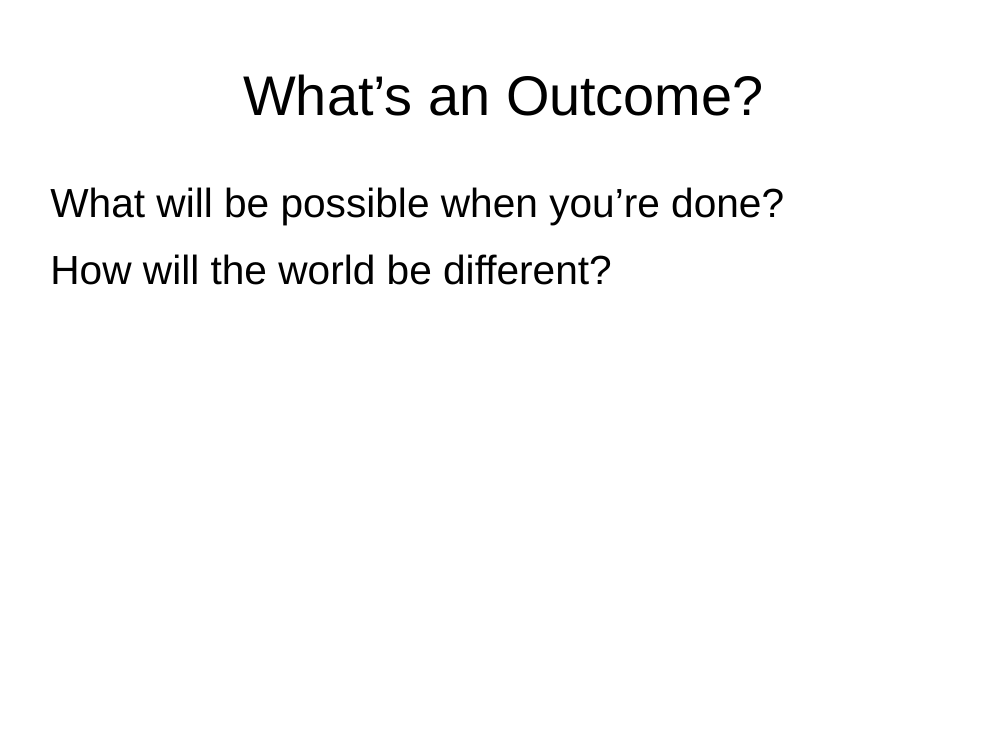
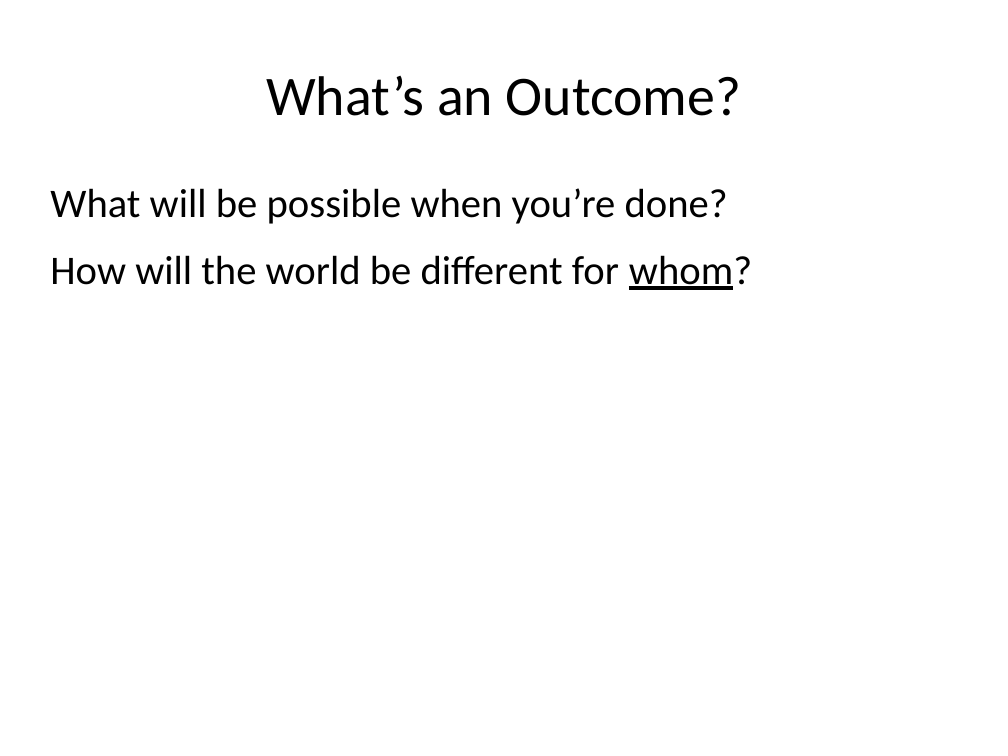
Before and after one commit to projectEndings/Endings, a slide deck: slide 4 of presentations/dhsi2019/using_releases_to_stick_to_project_plan.odp. Drawn at 1008x756 pixels with LibreOffice and Linux fonts; fonts in the diff are those of the drawing; background and template pictures are left out. Boxes give left, top, right and bottom in pixels: in the first picture for what was removed or moved away, otherwise in the second. Text is boxed around its words. In the diff, an @@ line names an element or a change of style, - is before the commit and + after.

```diff
--- a/presentations/dhsi2019/using_releases_to_stick_to_project_plan.odp
+++ b/presentations/dhsi2019/using_releases_to_stick_to_project_plan.odp
@@ title "What’s an Outcome?" at (266, 76, 741, 116): font Arial to Calibri; alignment centre to left @@
@@ text at (50, 188, 728, 224): font Arial to Calibri in "What will be possible when you’re done?" @@
@@ text at (50, 255, 752, 290): text changed; font Arial to Calibri @@
-How will the world be different?
+How will the world be different for whom?
```
Also in this commit, not shown: 8 other slides changed, 20 slides added, 1 slide removed, 1 other file.
